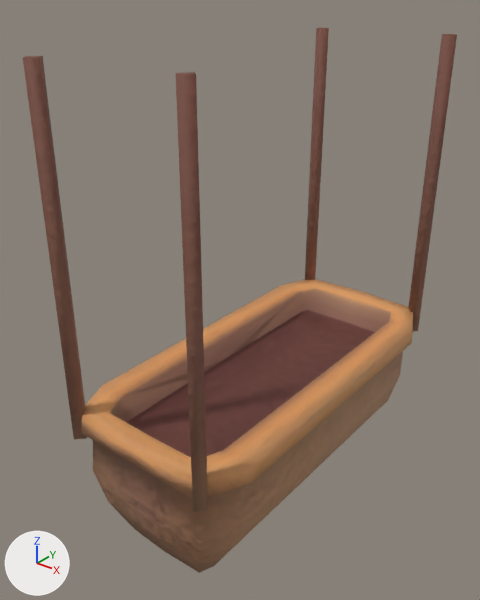
A saved change to the FBX model Assets/Models/hanging_pot_001.fbx.
One viewpoint serves both versions: a 50 mm lens placed at (0.738, -1.023, 0.114), pointed at (-0.04, -0.05, -0.49). The lights are fixed; the arrows at lower left show +X, +Y and +Z. The picture after the commit comes second.

In view in the first picture: 'hanging_pot.001'.
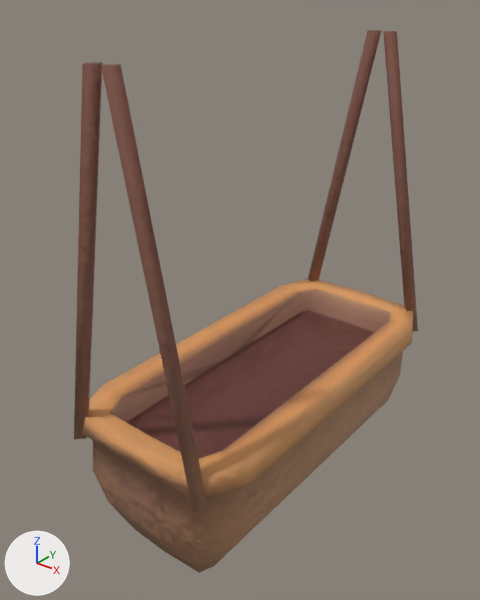
Boxes [x1, y1, x2, y2] around the edits, measured in the pictures (480 x 600 px; the box of a moved part takes in the faces that stretch with it):
'hanging_pot.001', reshaped (21% narrower): before [23, 28, 457, 573]; after [74, 30, 418, 573]
part 1 of me_cube_020, moved or reshaped: before [23, 56, 87, 439]; after [74, 62, 102, 439]
part 2 of me_cube_020, moved or reshaped: before [176, 72, 208, 512]; after [101, 64, 208, 512]
part 3 of me_cube_020, moved or reshaped: before [305, 28, 329, 280]; after [308, 30, 381, 281]
part 4 of me_cube_020, moved or reshaped: before [408, 34, 457, 331]; after [383, 31, 418, 331]

The edits, one by one:
me_cube_020 has 146 vertices, 136 faces and spans x -0.194..0.194, y -0.416..0.416, z -0.93..0.008.
me_cube_020 is used by ob_hanging_pot_001; location (0.0, 0.0, 0.0).
Before the commit, vertices of me_cube_020: 40 (-0.154, -0.416, 0.008) at pixel (22, 57), 42 (-0.17, -0.398, 0.008) at pixel (26, 56), 43 (-0.137, -0.399, 0.008) at pixel (39, 57), 45 (-0.153, -0.382, 0.008) at pixel (42, 55).
Before the commit, vertices of me_cube_020: 75 (0.154, -0.416, 0.008) at pixel (175, 75), 77 (0.17, -0.398, 0.008) at pixel (196, 74), 78 (0.137, -0.399, 0.008) at pixel (175, 72), 80 (0.153, -0.382, 0.008) at pixel (194, 72).
Before the commit, vertices of me_cube_020: 112 (-0.154, 0.416, 0.008) at pixel (326, 27), 114 (-0.17, 0.398, 0.008) at pixel (316, 27), 115 (-0.137, 0.399, 0.008) at pixel (328, 28), 117 (-0.153, 0.382, 0.008) at pixel (318, 28).
Before the commit, vertices of me_cube_020: 138 (0.154, 0.416, 0.008) at pixel (452, 33), 140 (0.17, 0.398, 0.008) at pixel (457, 34), 141 (0.137, 0.399, 0.008) at pixel (442, 33), 143 (0.153, 0.382, 0.008) at pixel (445, 34).
Part 1, on me_cube_020:
Vertices 40, 42, 43, 45 of me_cube_020 move by (0.135, 0.0, 0.0).
Part 2, on me_cube_020:
Vertices 75, 77, 78, 80 of me_cube_020 move by (-0.135, 0.0, 0.0).
Part 3, on me_cube_020:
Vertices 112, 114, 115, 117 of me_cube_020 move by (0.135, 0.0, 0.0).
Part 4, on me_cube_020:
Vertices 138, 140, 141, 143 of me_cube_020 move by (-0.135, 0.0, 0.0).
